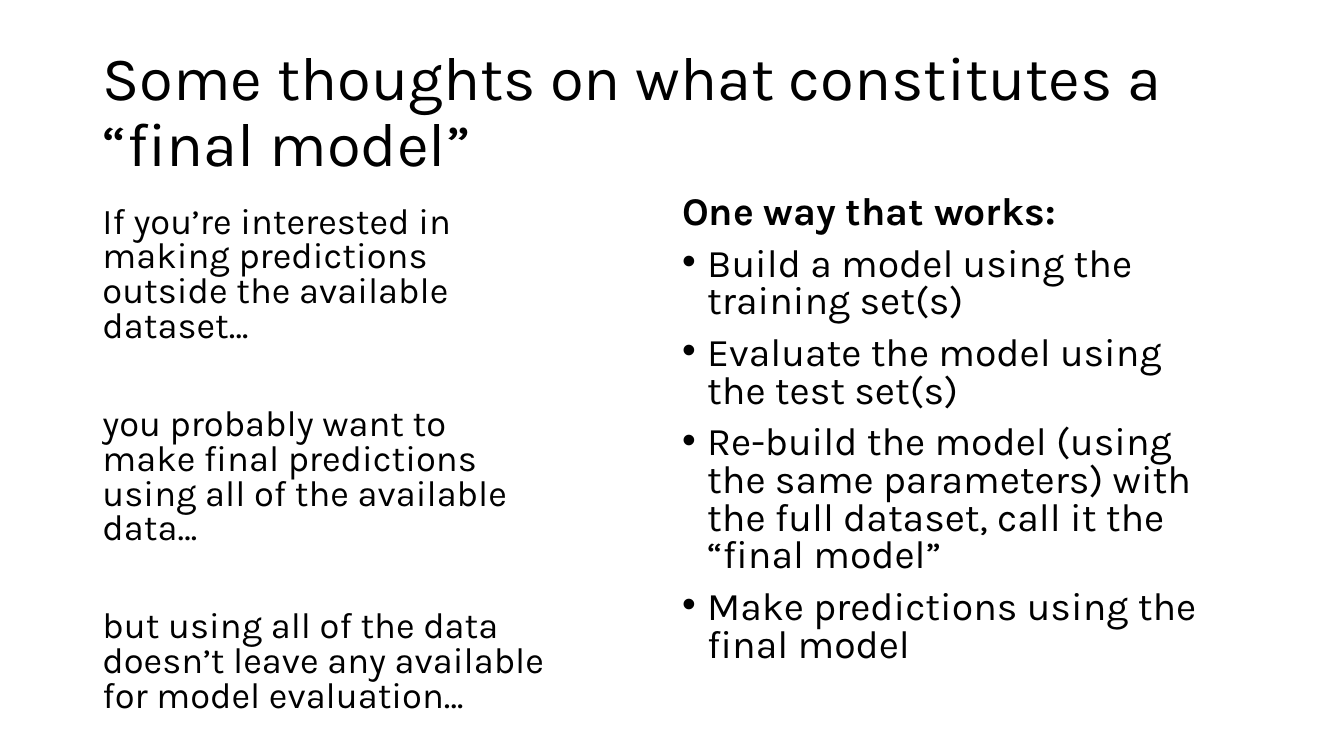
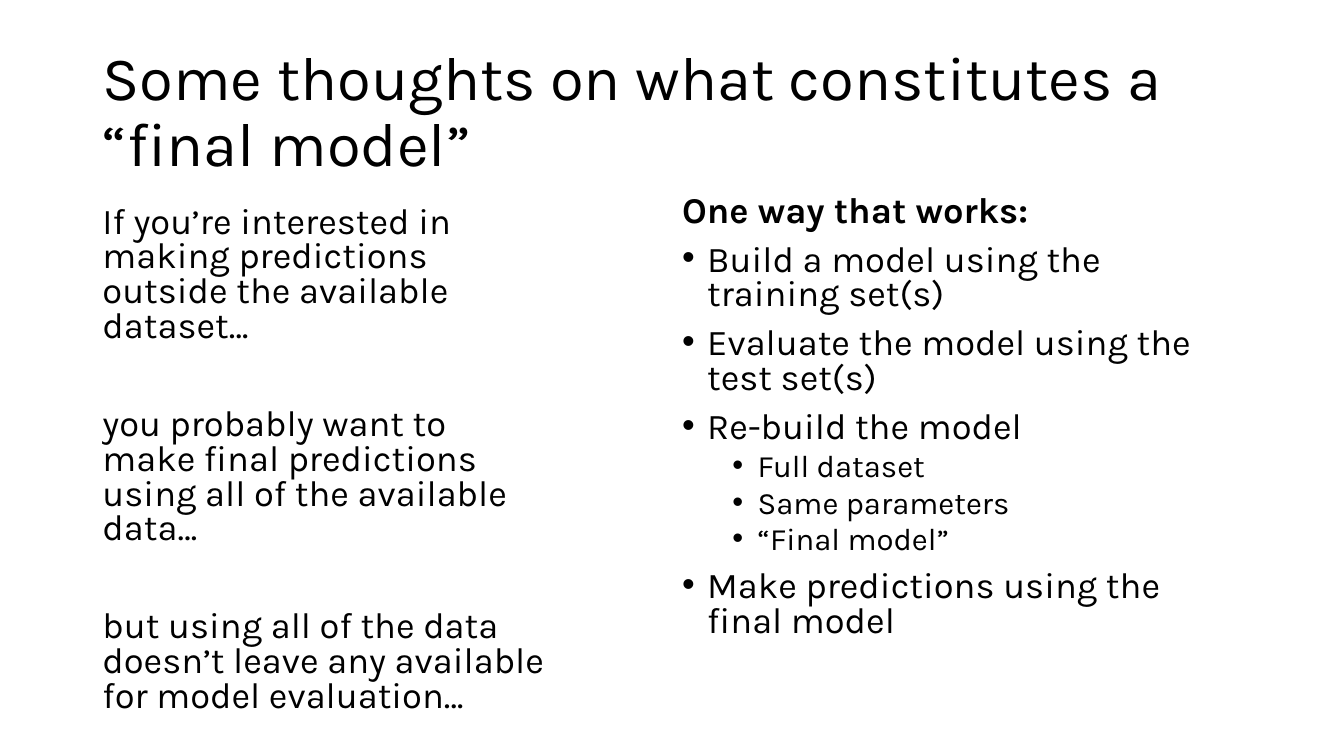
Before and after one commit to grantvagle/ml_methods_workshop, a slide deck: slide 39 of slides/02_model_eval_cv.pptx (slide 26 before the commit). Drawn at 1344x756 pixels with LibreOffice and Linux fonts; fonts in the diff are those of the drawing. Boxes give left, top, right and bottom in pixels: in the first picture for what was removed or moved away, otherwise in the second. Text is boxed around its words. In the diff, an @@ line names an element or a change of style, - is before the commit and + after.

```diff
--- a/slides/02_model_eval_cv.pptx
+++ b/slides/02_model_eval_cv.pptx
@@ text at [682,198,1191,634]: size 28 to 25.9 pt in "One way that works:", "Build a model using the training set(s)", "Evaluate the model using the test set(s)", "Make predictions using the final model" @@
@@ text at [707,414,1022,551]: text changed; size 28 to 22.2 pt @@
-• Re-build the model (using the same parameters) with the full dataset, call it the “final model”
+• Re-build the model
+  • Full dataset
+  • Same parameters
+  • “Final model”
```
Also in this commit, not shown: 10 other slides changed, 14 slides added, 1 slide removed.
